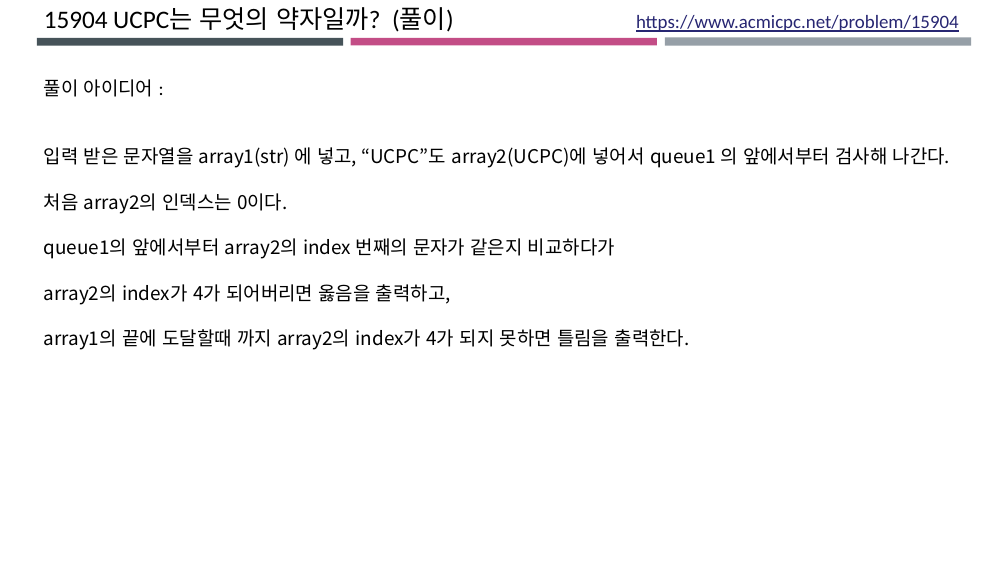
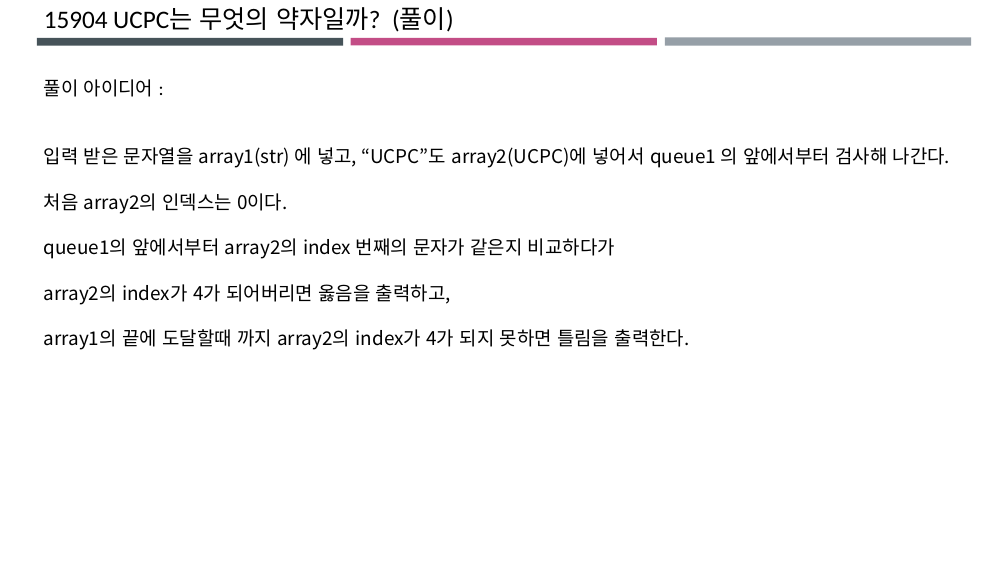
Before and after one commit to ckdgus0505/ACM, a slide deck: slide 3 of PPT 발표자료/UCPC_2018_예선/창현.pptx. Drawn at 1008x567 pixels with LibreOffice and Linux fonts; fonts in the diff are those of the drawing. Boxes give left, top, right and bottom in pixels: in the first picture for what was removed or moved away, otherwise in the second. Text is boxed around its words. In the diff, an @@ line names an element or a change of style, - is before the commit and + after.

```diff
--- a/PPT 발표자료/UCPC_2018_예선/창현.pptx
+++ b/PPT 발표자료/UCPC_2018_예선/창현.pptx
@@ text at [44,7,454,32]: text changed; size 18 to 24 pt; text colour #272672 to #000000 @@
-15904 UCPC는 무엇의 약자일까? (풀이) https://www.acmicpc.net/problem/15904
+15904 UCPC는 무엇의 약자일까? (풀이)
```
Also in this commit, not shown: 1 other slide changed, 6 slides added, 6 other files.
